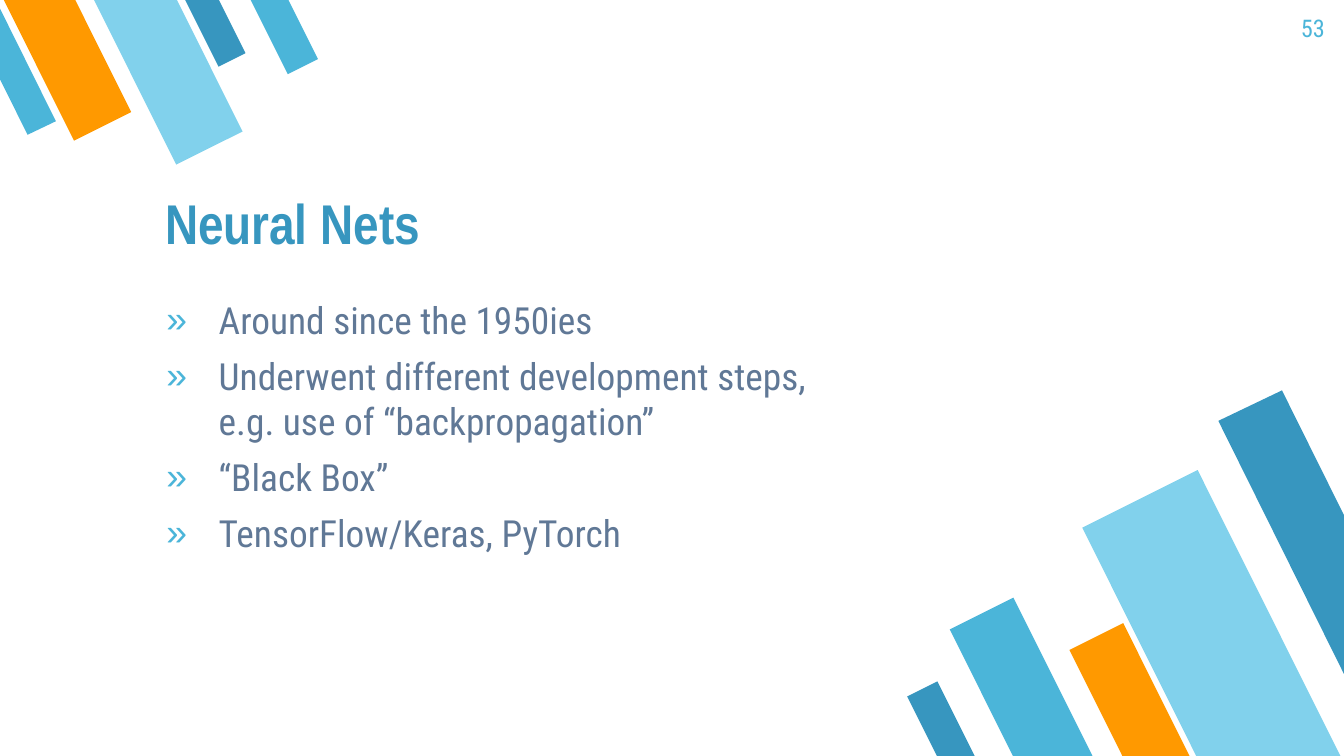
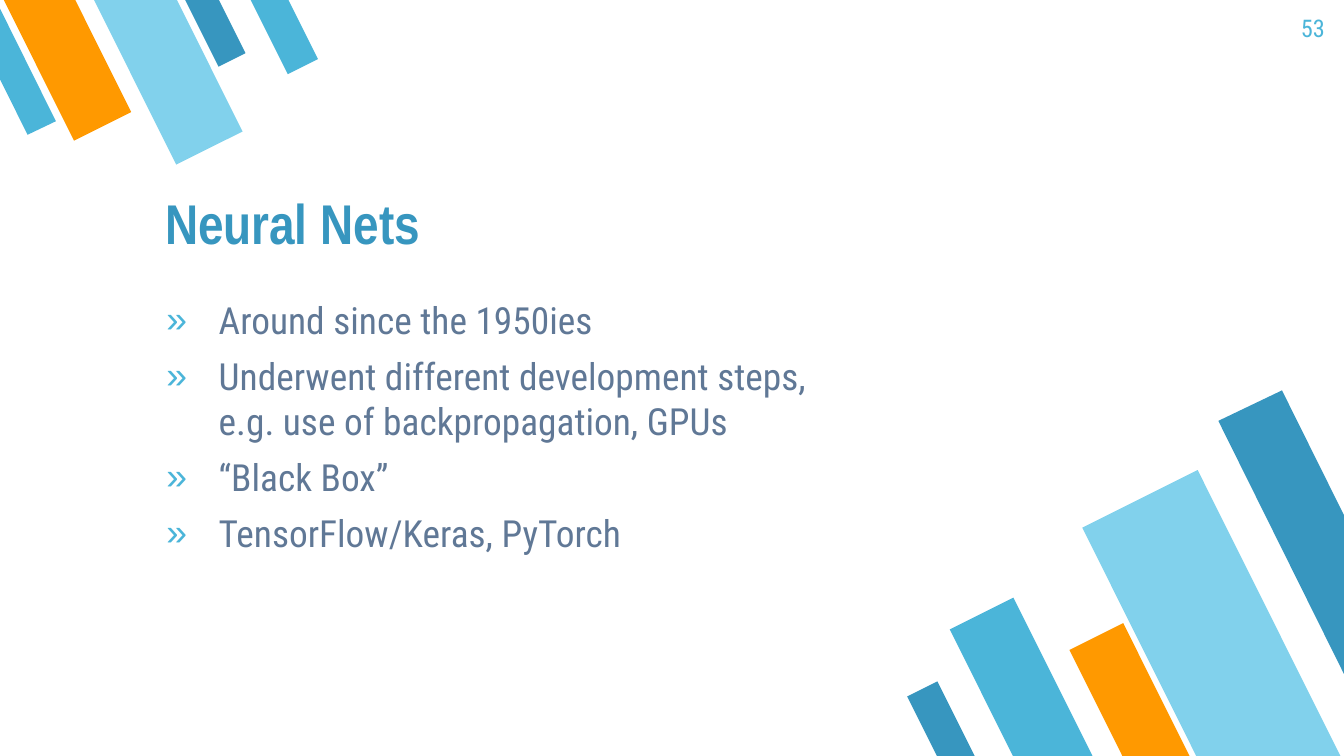
Before and after one commit to mayer79/ml_lecture, a slide deck: slide 53 of slides/ML_Lecture.pptx. Drawn at 1344x756 pixels with LibreOffice and Linux fonts; fonts in the diff are those of the drawing. Boxes give left, top, right and bottom in pixels: in the first picture for what was removed or moved away, otherwise in the second. Text is boxed around its words. In the diff, an @@ line names an element or a change of style, - is before the commit and + after.

```diff
--- a/slides/ML_Lecture.pptx
+++ b/slides/ML_Lecture.pptx
@@ text at (219,361,805,443): text changed @@
-» Underwent different development steps, e.g. use of “backpropagation”
+» Underwent different development steps, e.g. use of backpropagation, GPUs
```
Also in this commit, not shown: 6 other slides changed, 5 other files.
